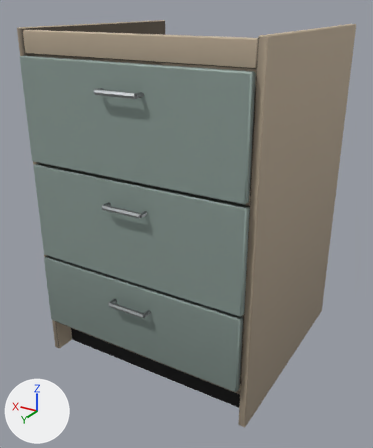
The glTF model assets/models/props/counter_drawers.glb as it was, and as the next commit left it.
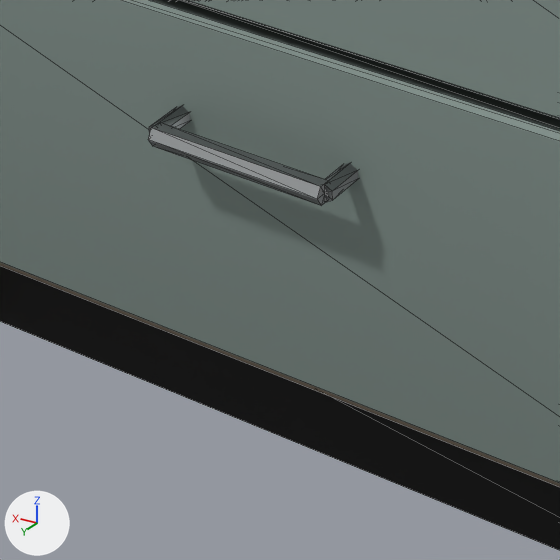
The first picture shows the older version from a 50 mm camera at (-0.657, 1.14, 0.912) aimed at (-0.004, 0.051, 0.368). The close-ups show the older and then the newer version on the part from 21% to 51% of the width and 62% to 87% of the height of that picture. Only the edits that show in the close-ups are written down. The lights are fixed; the arrows at lower left show +X, +Y and +Z. The close-ups show mesh edges as thin lines. Vertices at exactly the same position are counted once.

In view in the first close-up: 'carcass', 'drawer_1', 'drawer_2'.
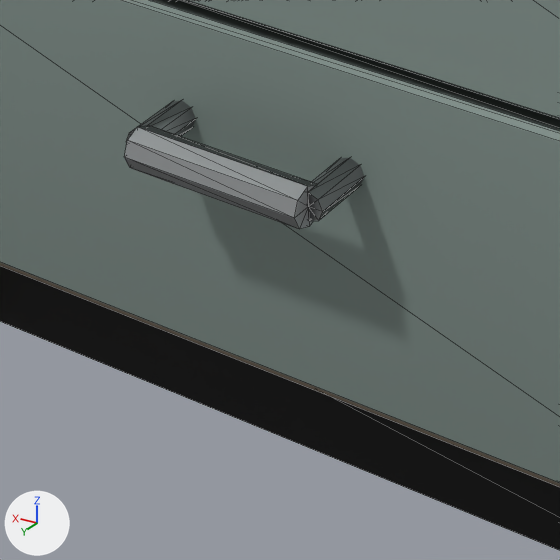
What differs and where, as boxes [x1, y1, x2, y2] in the close-ups (560 x 560 px; the box of a moved part takes in the faces that stretch with it):
```json
{"part": 1, "of": "me_drawer_2", "change": "moved or reshaped", "before": [148, 106, 358, 206], "after": [124, 100, 364, 229]}
```

The change, as JSON lines over the scene's bpy script:
```json
{"block": "me_drawer_2", "where": "# used by ob_drawer_2; location = (0.0, 0.04, 0.205)"}
{"op": "remove", "block": "me_drawer_2", "code": "me_drawer_2.from_pydata(...)  # 96 vertices, 164 faces; spans x -0.282..0.284, y -0.26..0.285, z -0.097..0.097"}
{"op": "add", "block": "me_drawer_2", "code": "me_drawer_2.from_pydata(...)  # 108 vertices, 188 faces; spans x -0.282..0.284, y -0.26..0.303, z -0.097..0.097"}
{"block": "me_drawer_2", "change": "me_drawer_2 part 1"}
{"block": "me_drawer_2", "change": "38 vertices are removed from x -0.054..0.054, y 0.257..0.285, z 0.035..0.045"}
{"block": "me_drawer_2", "change": "72 faces are deleted"}
{"block": "me_drawer_2", "change": "26 vertices are added at x -0.058..0.058, y 0.257..0.303, z 0.029..0.051"}
{"block": "me_drawer_2", "change": "16 new vertices lie (0.0, 0.035, 0.0) away from vertices in x -0.058..0.058, y 0.257, z 0.032..0.048"}
{"block": "me_drawer_2", "change": "8 new vertices lie (0.1, 0.0, 0.0) away from vertices in x -0.05, y 0.281..0.303, z 0.029..0.051"}
{"block": "me_drawer_2", "change": "96 new faces join them, mat_zinc"}
```
